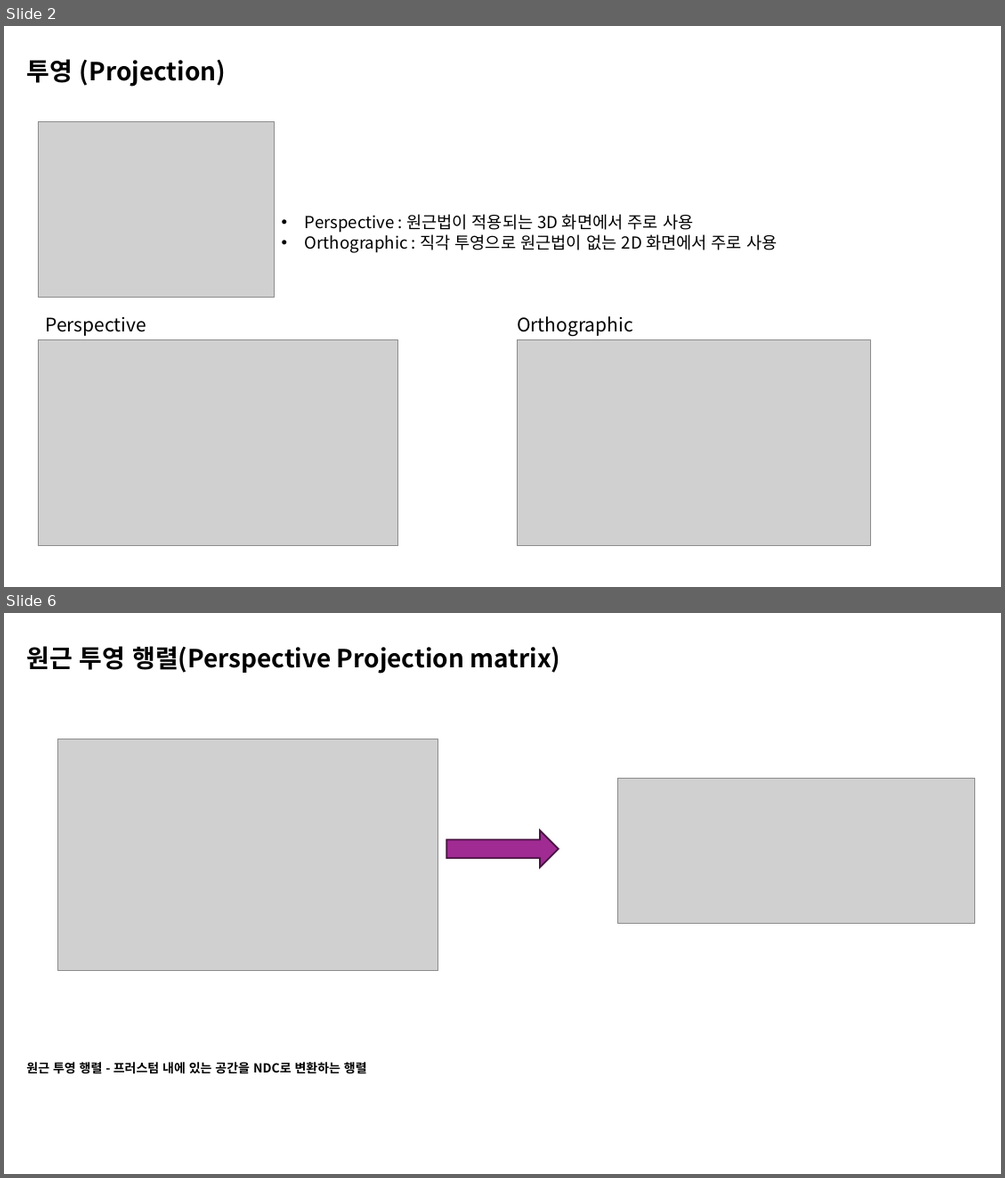
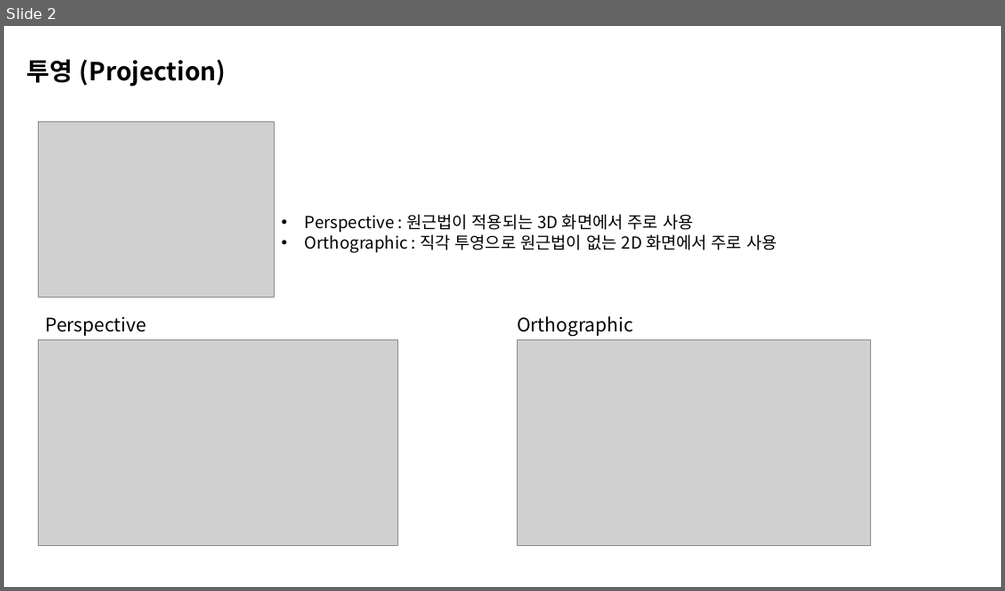
Before and after one commit to BeautyRiver/Graphics-Pipeline-Study, a slide deck: Perspective.pptx. Shown one above the other, each under a label of ours: slides 2 and 6 before the commit, slide 2 after it; the slides between them are not shown. The pictures are 1005x1178 and 1005x591 pixels, drawn with LibreOffice and Linux fonts; fonts in the diff are those of the drawing; grey boxes stand for pictures. Boxes give left, top, right and bottom in pixels: in the first picture for what was removed or moved away, otherwise in the second. Text is boxed around its words. In the diff, an @@ line names an element or a change of style, - is before the commit and + after.

```diff
--- a/Perspective.pptx
+++ b/Perspective.pptx
@@ slide 6 removed at <box>4,613,1001,1174</box>, background #FFFFFF @@
@@ text removed at <box>27,646,560,674</box> @@
-원근 투영 행렬(Perspective Projection matrix)
@@ picture removed at <box>57,738,437,970</box> @@
@@ picture removed at <box>617,779,975,924</box> @@
@@ right arrow removed at <box>446,831,558,868</box> @@
@@ text removed at <box>26,1061,367,1077</box> @@
-원근 투영 행렬 - 프러스텀 내에 있는 공간을 NDC로 변환하는 행렬
```
Also in this commit, not shown: 2 slides changed, 6 slides added, 3 other slides removed.
